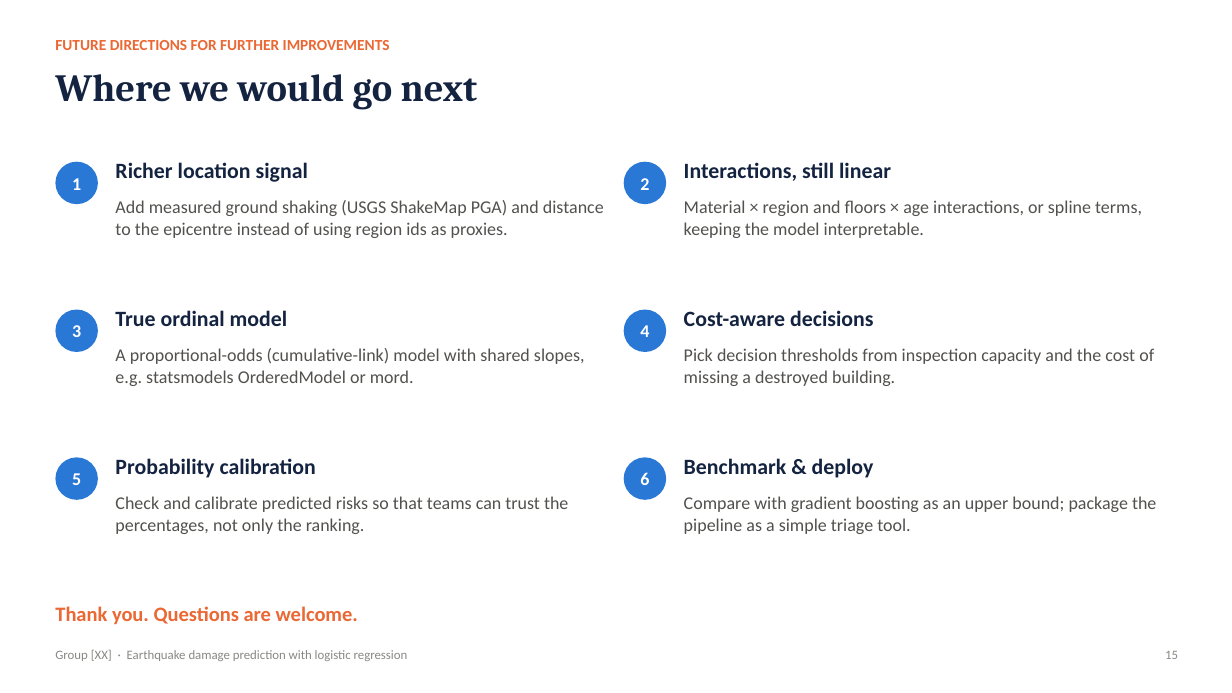
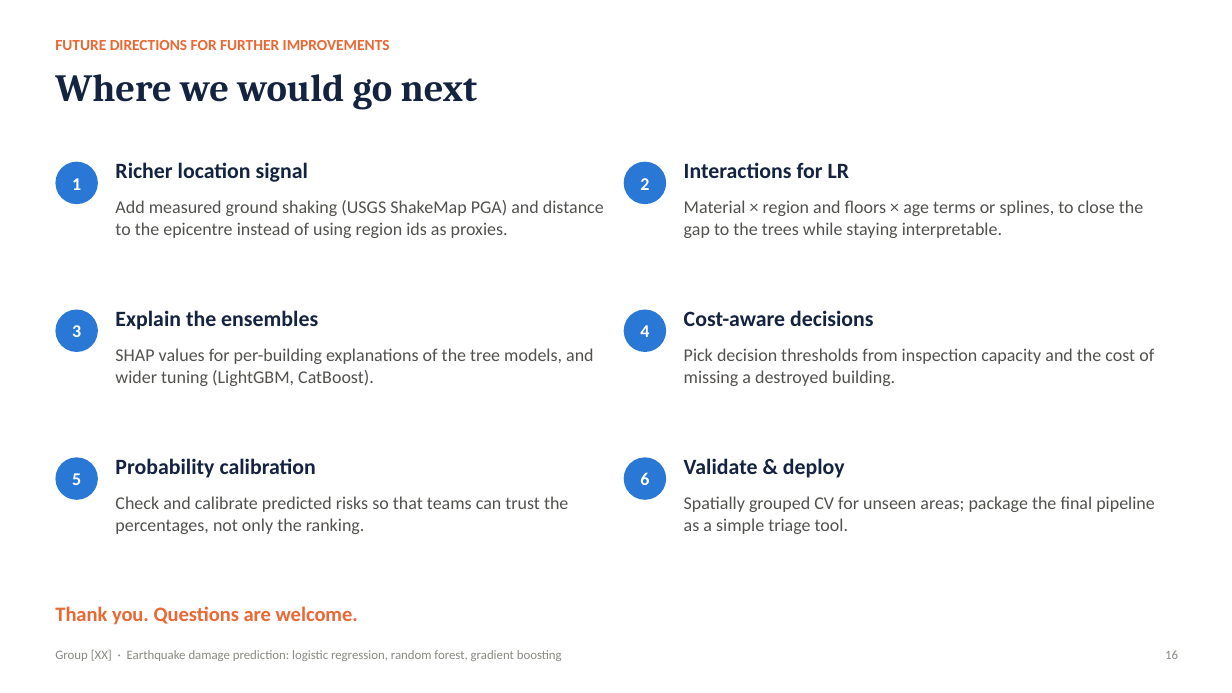
Before and after one commit to watersalamander/MH6810-Python-Project, a slide deck: slide 16 of slides/presentation.pptx (slide 15 before the commit). Drawn at 1232x693 pixels with LibreOffice and Linux fonts; fonts in the diff are those of the drawing. Boxes give left, top, right and bottom in pixels: in the first picture for what was removed or moved away, otherwise in the second. Text is boxed around its words. In the diff, an @@ line names an element or a change of style, - is before the commit and + after.

```diff
--- a/slides/presentation.pptx
+++ b/slides/presentation.pptx
@@ text at <box>684,162,850,178</box>: text changed @@
-Interactions, still linear
+Interactions for LR
@@ text at <box>684,200,1143,238</box>: text changed @@
-Material × region and floors × age interactions, or spline terms, keeping the model interpretable.
+Material × region and floors × age terms or splines, to close the gap to the trees while staying interpretable.
@@ text at <box>115,310,318,330</box>: text changed @@
-True ordinal model
+Explain the ensembles
@@ text at <box>115,348,593,386</box>: text changed @@
-A proportional-odds (cumulative-link) model with shared slopes, e.g. statsmodels OrderedModel or mord.
+SHAP values for per-building explanations of the tree models, and wider tuning (LightGBM, CatBoost).
@@ text at <box>684,458,845,478</box>: text changed @@
-Benchmark & deploy
+Validate & deploy
@@ text at <box>684,496,1155,534</box>: text changed @@
-Compare with gradient boosting as an upper bound; package the pipeline as a simple triage tool.
+Spatially grouped CV for unseen areas; package the final pipeline as a simple triage tool.
@@ text at <box>55,650,562,661</box>: text changed @@
-Group [XX] · Earthquake damage prediction with logistic regression
+Group [XX] · Earthquake damage prediction: logistic regression, random forest, gradient boosting
```
Also in this commit, not shown: 13 other slides changed, 2 slides added, 1 slide removed, 22 other files.
